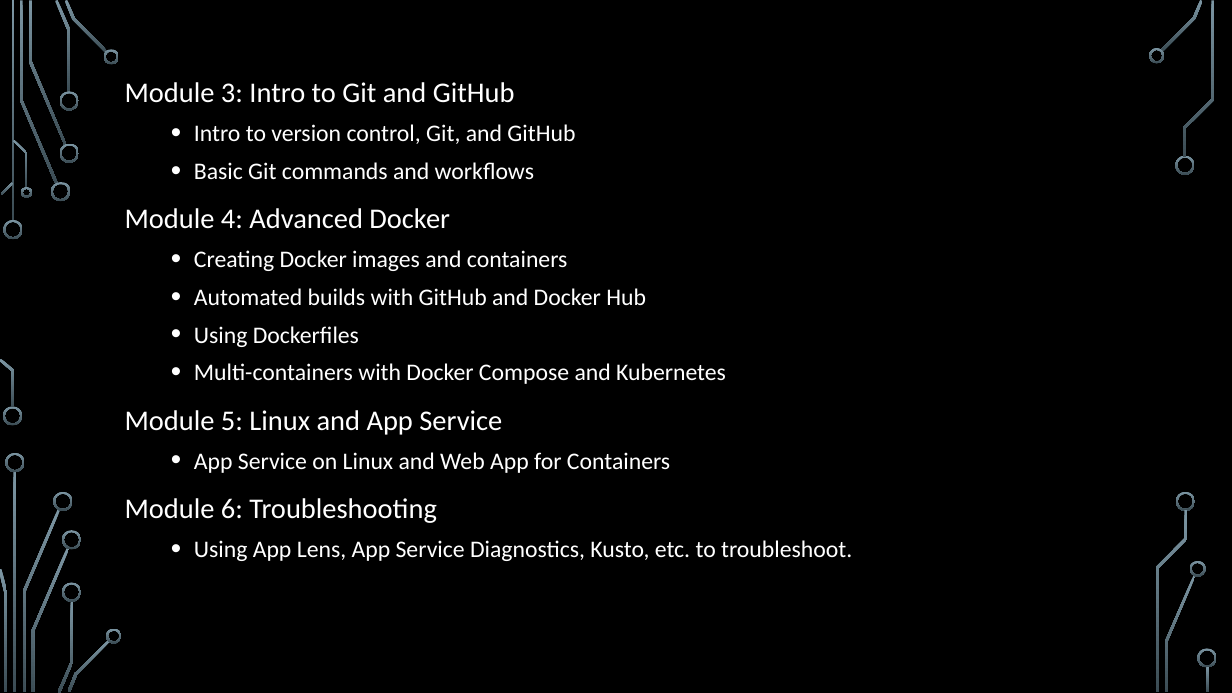
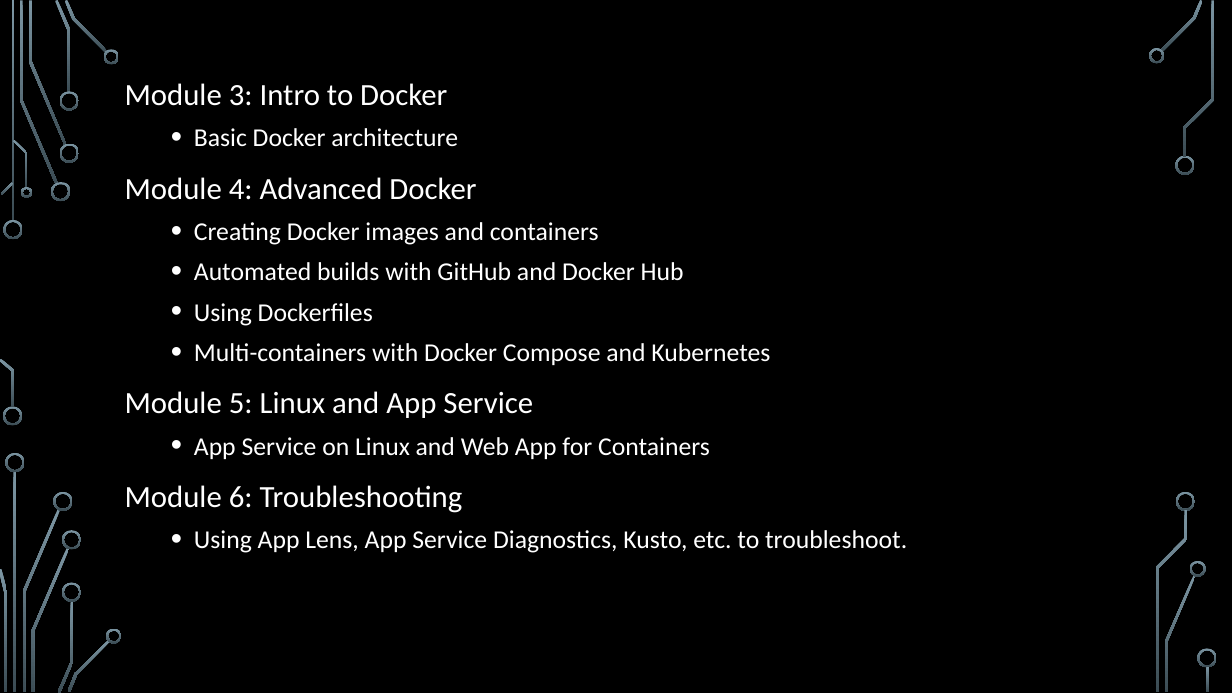
Before and after one commit to jamesche75/Linux-Boot-Camp, a slide deck: slide 3 of Modules/Module 0 - Course Intro/Module 0 - Intro.pptx. Drawn at 1232x693 pixels with LibreOffice and Linux fonts; fonts in the diff are those of the drawing; background and template pictures are left out. Boxes give left, top, right and bottom in pixels: in the first picture for what was removed or moved away, otherwise in the second. Text is boxed around its words. In the diff, an @@ line names an element or a change of style, - is before the commit and + after.

```diff
--- a/Modules/Module 0 - Course Intro/Module 0 - Intro.pptx
+++ b/Modules/Module 0 - Course Intro/Module 0 - Intro.pptx
@@ text at (125, 83, 458, 147): text changed; size 18.5 to 20 pt @@
-Module 3: Intro to Git and GitHub
-  • Intro to version control, Git, and GitHub
-  • Basic Git commands and workflows
+Module 3: Intro to Docker
+  • Basic Docker architecture
@@ text at (125, 177, 907, 553): size 22.2 to 24 pt in "Module 4: Advanced Docker", "Module 5: Linux and App Service", "Module 6: Troubleshooting"; size 18.5 to 20 pt in "Creating Docker images and containers", "Automated builds with GitHub and Docker Hub", "Using Dockerfiles", "Multi-containers with Docker Compose and Kubernetes" and 2 more places @@
```
Also in this commit, not shown: 1 other slide changed.
